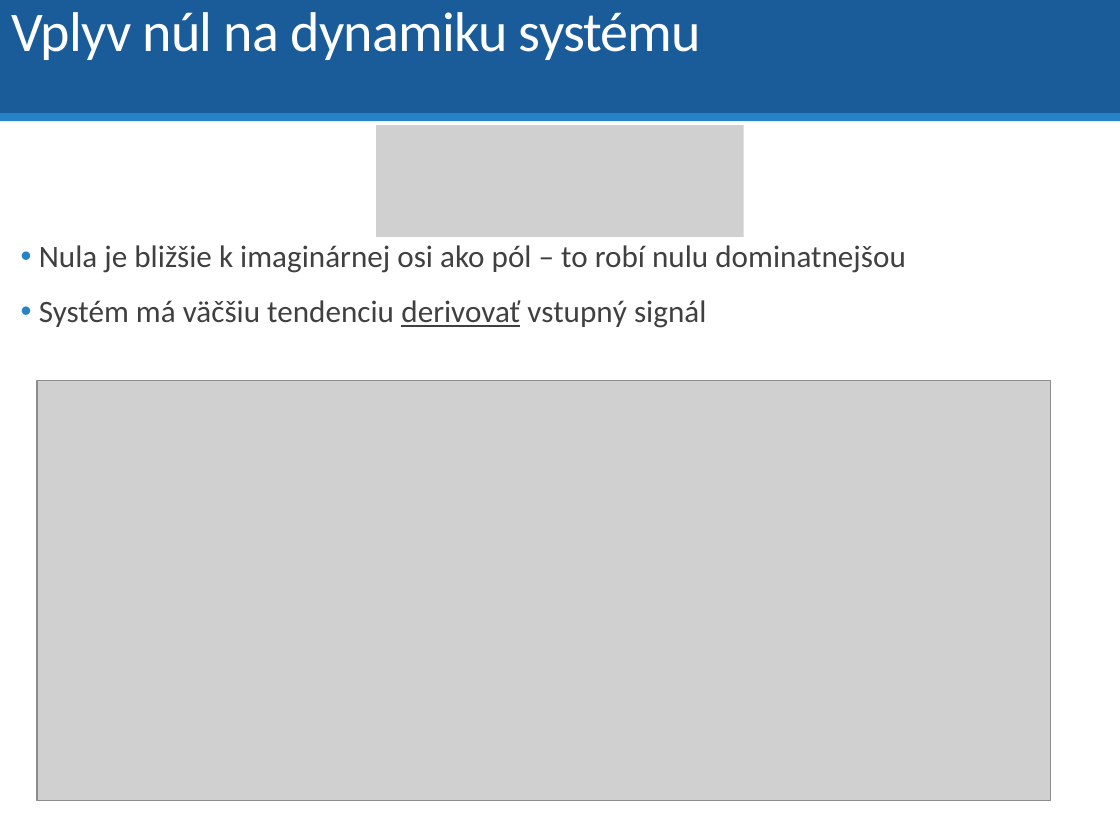
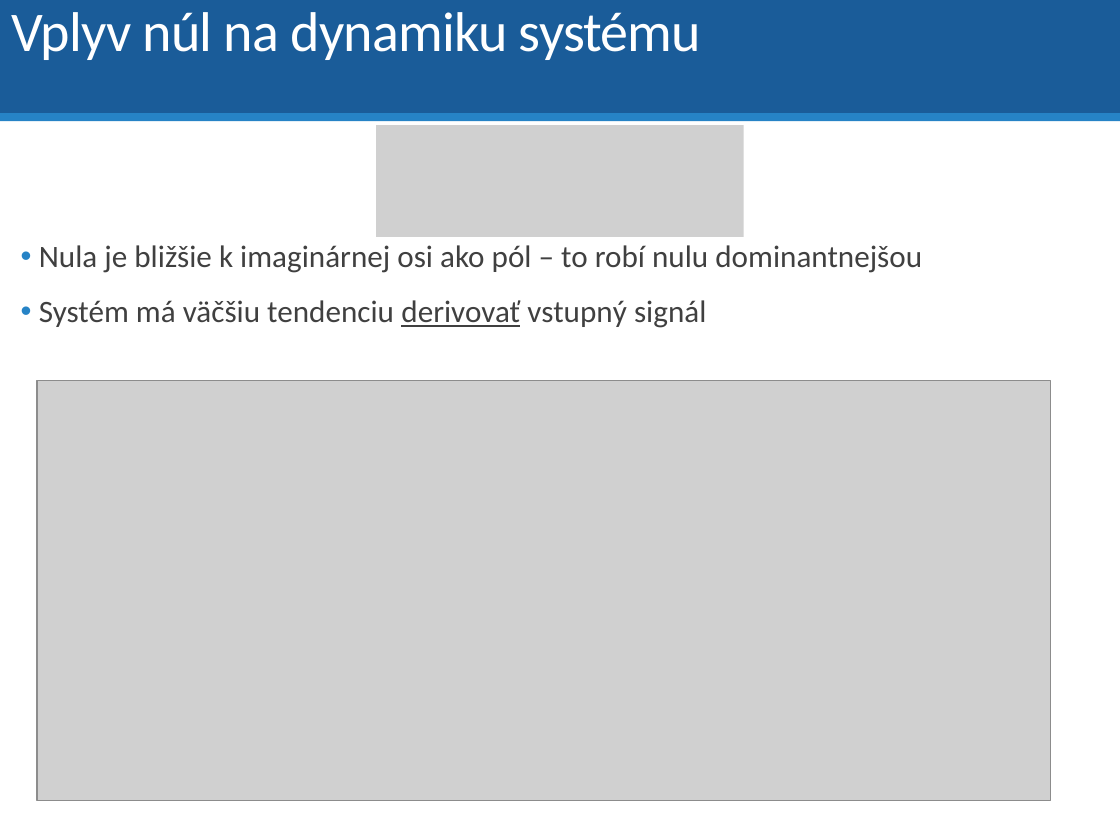
Before and after one commit to dodekm/TeamProjektKybernetika, a slide deck: slide 23 of Nove prednasky/P4 Vlastnosti prenosovych funkcii.pptx (slide 36 before the commit). Drawn at 1120x840 pixels with LibreOffice and Linux fonts; fonts in the diff are those of the drawing; grey boxes stand for pictures. Boxes give left, top, right and bottom in pixels: in the first picture for what was removed or moved away, otherwise in the second. Text is boxed around its words. In the diff, an @@ line names an element or a change of style, - is before the commit and + after.

```diff
--- a/Nove prednasky/P4 Vlastnosti prenosovych funkcii.pptx
+++ b/Nove prednasky/P4 Vlastnosti prenosovych funkcii.pptx
@@ text at (39,245,922,273): text changed @@
-• Nula je bližšie k imaginárnej osi ako pól – to robí nulu dominatnejšou
+• Nula je bližšie k imaginárnej osi ako pól – to robí nulu dominantnejšou
```
Also in this commit, not shown: 17 other slides changed.
